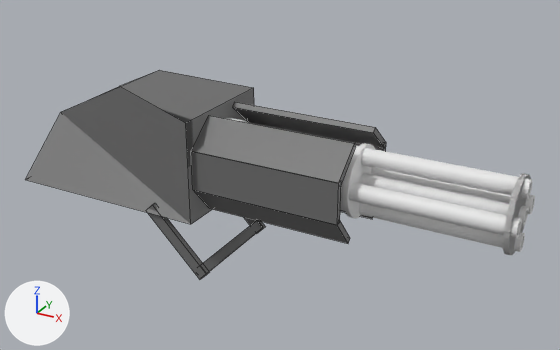
The Blender file Minigun.blend, before and after one commit.
Both versions are drawn from a 50 mm lens placed at (56.5, -73.5, 35.3), pointed at (15.2, 1.7, -2.3). Lighting does not change. The marker at lower left points along +X, +Y and +Z. Mesh edges are drawn as thin lines on the coarser meshes.

Objects in the first picture: 'マズル', '本体'.
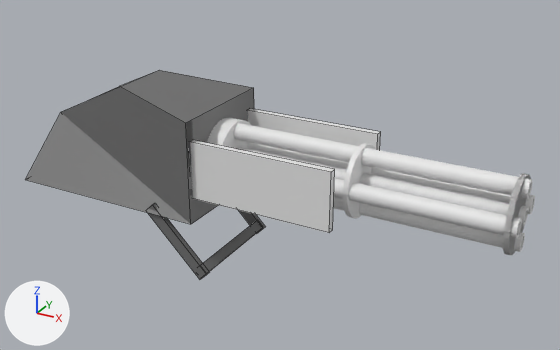
Pixel boxes (x1, y1, x2, y2) of what changed, in the pictures (560 x 350 px):
'本体', reshaped (34% narrower): before (26, 70, 386, 279); after (26, 70, 265, 279)
'立方体', added: after (190, 140, 335, 233)
'立方体.001', added: after (248, 109, 381, 150)
part 1 of me_立方体_011, deleted: before (192, 102, 386, 244)

The change in detail:
me_立方体_011 is used by ob_本体; location (8.89, 0.01, -13.08); rotation (0.0, -0.785, 0.0), in degrees (0, -45, 0); scale (0.64, 6.84, 0.64).
me_立方体_011 had 91 vertices, 68 faces and spanned x -22.7..40.1, y -1.1..1.1, z -11.9..44.8.
me_立方体_011 now has 43 vertices, 32 faces and spans x -22.7..20.4, y -1.1..1.1, z -1.1..44.8.
me_立方体_011 part 1: 6 loose pieces with 48 vertices, spanning x 6.8..40.1, y -1.0..1.0, z -11.9..21.3, are deleted.
Object '立方体.001' (ob_立方体_001) is new; it shows a copy of the mesh of ob_持ち手.
Its location is (16.92, 6.32, 0.0).
Its scale is (-8.87, 0.414, 3.52).
Object '立方体' (ob_立方体) is new; it shows a copy of the mesh of ob_持ち手.
Its location is (16.92, -6.32, 0.0).
Its scale is (-8.87, 0.414, 3.52).
